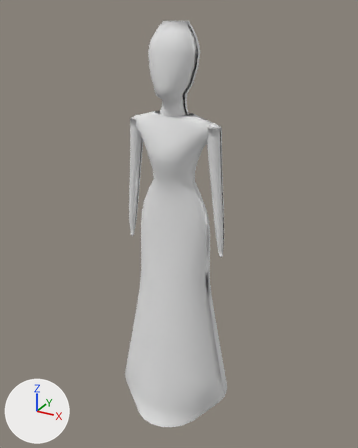
The glTF model bossgame.glb as it was, and as the next commit left it.
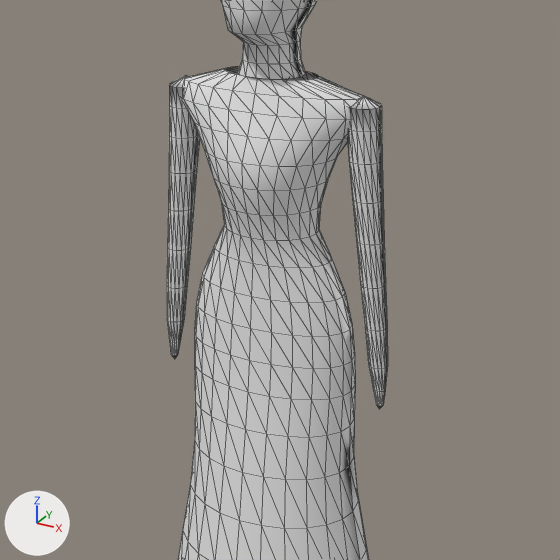
Old and new are each drawn whole from a 50 mm lens placed at (0.932, -1.657, 1.794), pointed at (0.0, 0.038, 0.946) and again close up on the part from 16% to 83% of the width and 18% to 72% of the height. Arrows for +X, +Y and +Z are at lower left; the lights stay in place. The last two pictures show the newer version. The close-ups show mesh edges as thin lines. Vertices at exactly the same position are counted once.

Script lines for the objects in view, before the commit:
```python
me_geometry_0 = bpy.data.meshes.new('geometry_0')
me_geometry_0.from_pydata(...)  # 1213 vertices, 2344 faces; spans x -0.26..0.26, y -0.22..0.22, z -0.01..1.75
me_geometry_0.materials.append(mat_material_0)  # its picture is missing
ob_geometry_0 = bpy.data.objects.new('geometry_0', me_geometry_0)
ob_geometry_0.location = (0.0, 0.0, 0.0)
```
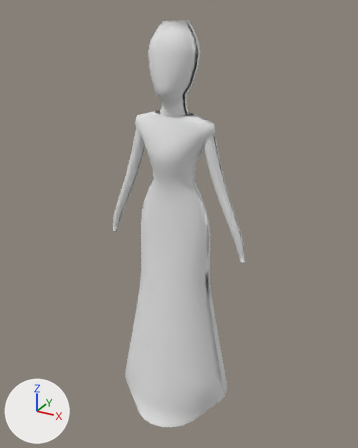
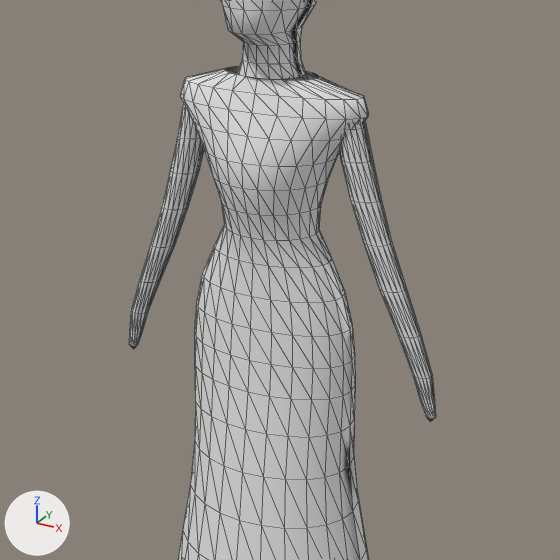
The change in detail:
me_geometry_0 is used by ob_geometry_0; location (0.0, 0.0, 0.0).
me_geometry_0 had 1213 vertices, 2344 faces and spanned x -0.26..0.26, y -0.22..0.22, z -0.01..1.75.
me_geometry_0 now has 1213 vertices, 2344 faces and spans x -0.32..0.32, y -0.22..0.22, z -0.01..1.75.
me_geometry_0 part 1: the loose piece of 172 vertices spanning x -0.23..-0.14, y -0.03..0.03, z 0.85..1.4 is turned 13.8 degrees about the y axis through its middle and scaled by 1.05, then moved by (-0.03, 0.0, 0.0).
me_geometry_0 part 2: the loose piece of 172 vertices spanning x 0.14..0.23, y -0.03..0.03, z 0.85..1.4 is turned -13.7 degrees about the y axis through its middle and scaled by 1.05, then moved by (0.03, 0.0, 0.0).

Location of each change, (x1, y1, x2, y2) in pixels of the close-ups (560 x 560 px; the box of a moved part takes in the faces that stretch with it):
'geometry_0', reshaped: before (167, 0, 388, 560); after (129, 0, 436, 560)
part 1 of me_geometry_0, moved or reshaped: before (167, 75, 200, 359); after (129, 103, 204, 349)
part 2 of me_geometry_0, moved or reshaped: before (347, 96, 388, 409); after (339, 121, 436, 422)
